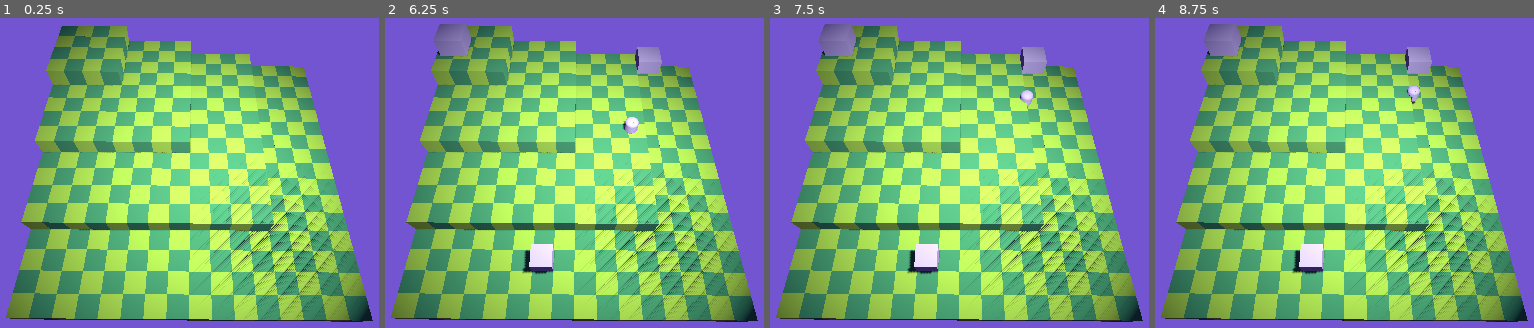
Above: before the commit, frames 1-4 (left to right).
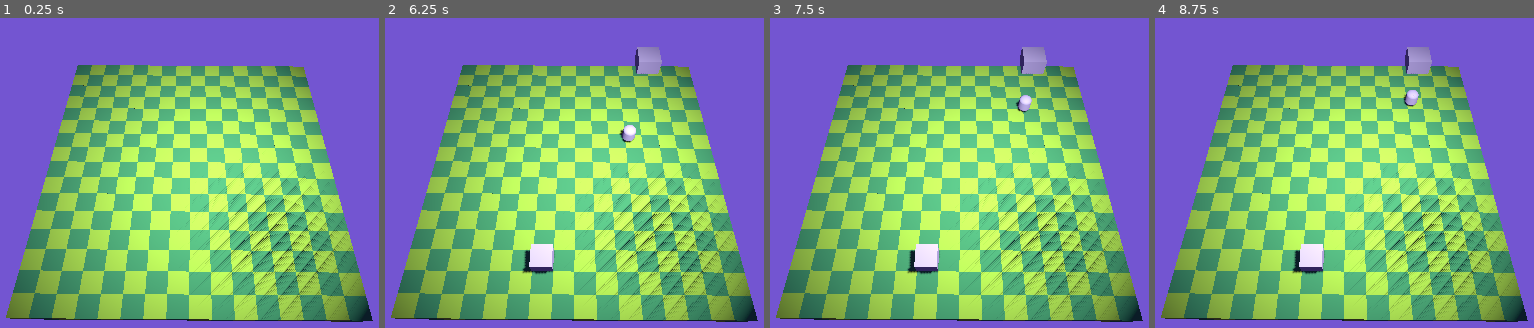
Above: after the commit, the same moments.

Repository: TobiMercader/Iterative-Mushburg
Game: Godot game, scene res://scenes/World.tscn
Same seed, same stepped clock (60 frames per second), same inputs: the game is played once before the commit and once after it.
Inputs (mouse positions are in pixels of both pictures, inside the frame that each line leads up to):
- Up to frame 1 (0.25 s): no input
- Up to frame 2 (6.25 s): tap Enter at 0.5, 2, 3.5 s; move the mouse to (748, 145) at 0.52 s; click (748, 145) at 0.6 s; tap Space at 1.25, 2.75, 4.25 s; move the mouse to (415, 191) at 1.27 s; click (415, 191) at 1.35 s; move the mouse to (654, 70) at 2.02 s; hold 1 2.03-2.78 s; click (654, 70) at 2.3 s; move the mouse to (532, 259) at 2.77 s; tap 2 at 2.85 s; click (532, 259) at 3.05 s; move the mouse to (outside the picture) at 3.52 s; hold 3 3.53-4.28 s; click (outside the picture) at 3.8 s; move the mouse to (outside the picture) at 4.27 s; click (outside the picture) at 4.35 s; move the mouse to (616, 169) at 5.02 s; click (616, 169) at 5.1 s; move the mouse to (453, 55) at 5.77 s; tap 1 at 5.85 s; click (453, 55) at 6.05 s
- Up to frame 3 (7.5 s): move the mouse to (1133, 145) at 6.52 s; hold 2 6.53-7.28 s; click (1133, 145) at 6.8 s; move the mouse to (800, 191) at 7.27 s; tap 3 at 7.35 s
- Up to frame 4 (8.75 s): click (1185, 191) at 7.55 s; move the mouse to (1424, 70) at 8.02 s; click (1424, 70) at 8.1 s

The runs differ from the first frame. In frame 1, 25% of the frame differs, in the area x 5-73%, y 2-70%; in frame 2, 25%; in frame 3, 25%; in frame 4, 25%, in the area x 5-73%, y 1-70%.

Commit message:
changed the grid structure to 2D

Diff:
--- a/Scripts/BuilderNode.gd
+++ b/Scripts/BuilderNode.gd
@@ -34,7 +34,7 @@
 			for g in relativeSurface.size():
 				var curTile = relativeSurface[g]
 				print(curTile)
-				if GameState.grid[curTile.z][curTile.y][curTile.x] == true:
+				if GameState.grid[curTile.y][curTile.x] == true:
 					is_placeable = false
 					break
 
@@ -42,13 +42,14 @@
 				_placeBuilding()
 				for g in relativeSurface.size():
 					var curTile = relativeSurface[g]
-					GameState.grid[curTile.z][curTile.y][curTile.x] = true
+					GameState.grid[curTile.y][curTile.x] = true
 
 
 func _placeBuilding():
+	print("colocado")
 	var placed_building = building.instantiate()
 	add_child(placed_building)
-	placed_building.position = Vector3(camera.mouseWorld.x, camera.mouseWorld.z, camera.mouseWorld.y)
+	placed_building.position = Vector3(camera.mouseWorld.x, 1, camera.mouseWorld.y)
 	if placed_building.is_in_group("buildings"):
 		emit_signal("building_placed")
 		print("yes i am")
--- a/Scripts/TerrainGenerator.gd
+++ b/Scripts/TerrainGenerator.gd
@@ -6,23 +6,18 @@
 @onready var gridmap = $".."
 
 func _ready():
-	for z in size:
-		var layer = []
 		for y in size:
 			var row = []
-			layer.append(row)
 			for x in size:
 				row.append(false)
-		GameState.grid.append(layer)
+			GameState.grid.append(row)
 
 
-	for z in 4:
-		for y in size-(z)*4:
-			for x in size-(z)*4:
-				GameState.grid[z][y][x] = true
+		for y in size:
+			for x in size:
 				var atlas
 				if  x % 2 == 1 and y % 2 == 1 or x % 2 == 0 and y % 2 == 0:
 					atlas = 0
 				else:
 					atlas = 1
-				gridmap.set_cell_item(Vector3i(x, z, y), atlas)
+				gridmap.set_cell_item(Vector3i(x, 0, y), atlas)
--- a/scenes/WorldCamera.gd
+++ b/scenes/WorldCamera.gd
@@ -21,7 +21,6 @@
 	var worldSpace = world.get_world_3d().direct_space_state
 	#gets the point that intersected with a collider
 	rayResult = worldSpace.intersect_ray(rayQuery)
-	print(rayResult)
 
 	if !rayResult.is_empty():
 		mouseWorld = Vector3i(rayResult.position.x, rayResult.position.z, rayResult.position.y)
Not shown: 6 places in resources/MeshLibrary.tres that only renumber resources
